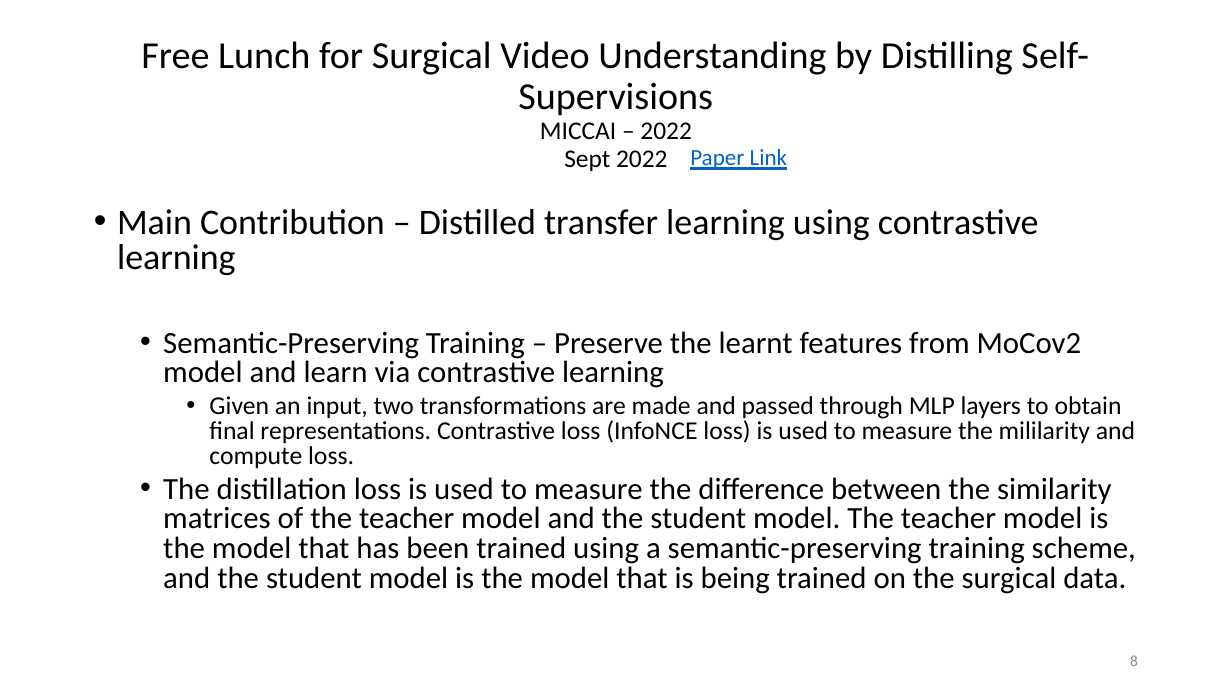
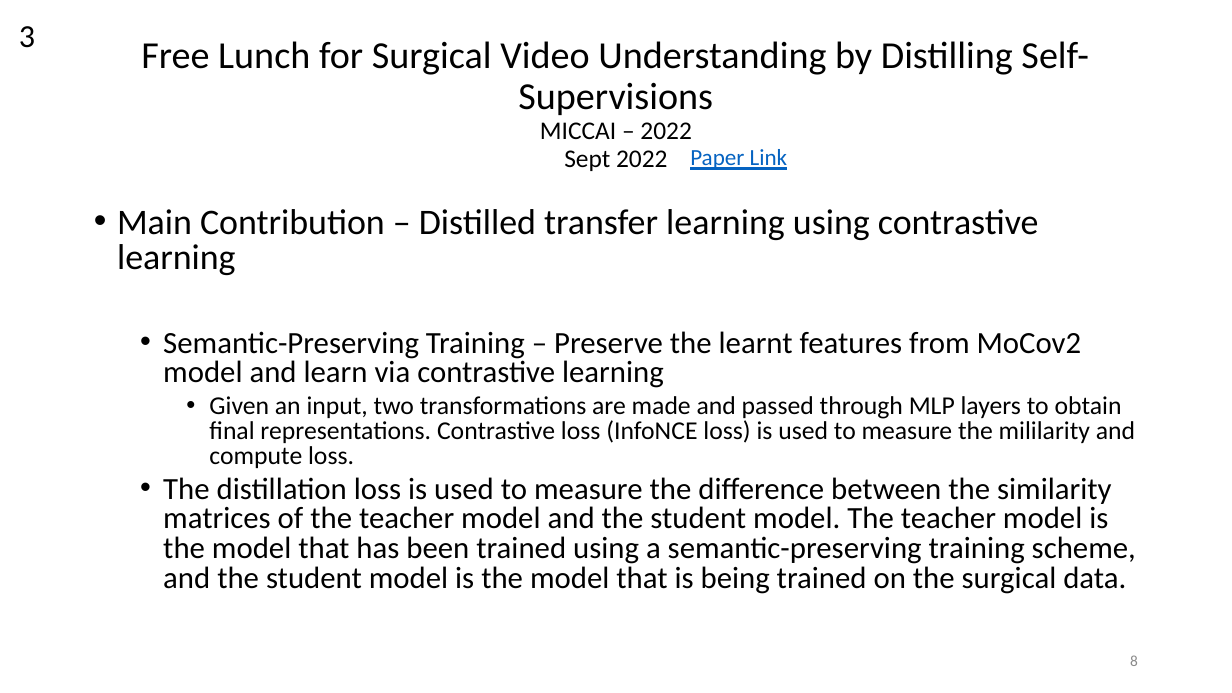
Before and after one commit to bluesaiyancodes/KITReports, a slide deck: slide 8 of Presentations/MICCAI Paper Reviews.pptx. Drawn at 1232x693 pixels with LibreOffice and Linux fonts; fonts in the diff are those of the drawing. Boxes give left, top, right and bottom in pixels: in the first picture for what was removed or moved away, otherwise in the second. Text is boxed around its words. In the diff, an @@ line names an element or a change of style, - is before the commit and + after.

```diff
--- a/Presentations/MICCAI Paper Reviews.pptx
+++ b/Presentations/MICCAI Paper Reviews.pptx
@@ text added at (x1=19, y1=26, x2=35, y2=48), 25 pt, text #000000 @@
+3
```
Also in this commit, not shown: 8 other slides changed, 12 slides added.
